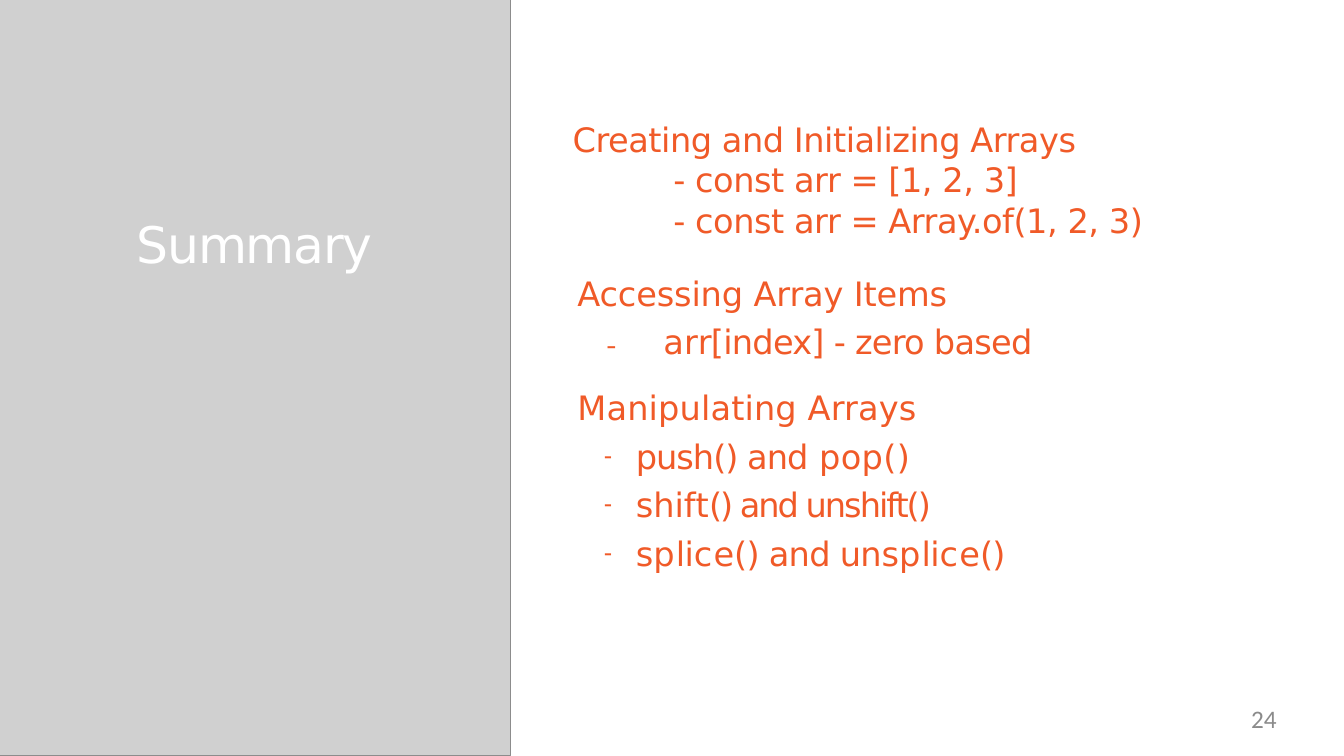
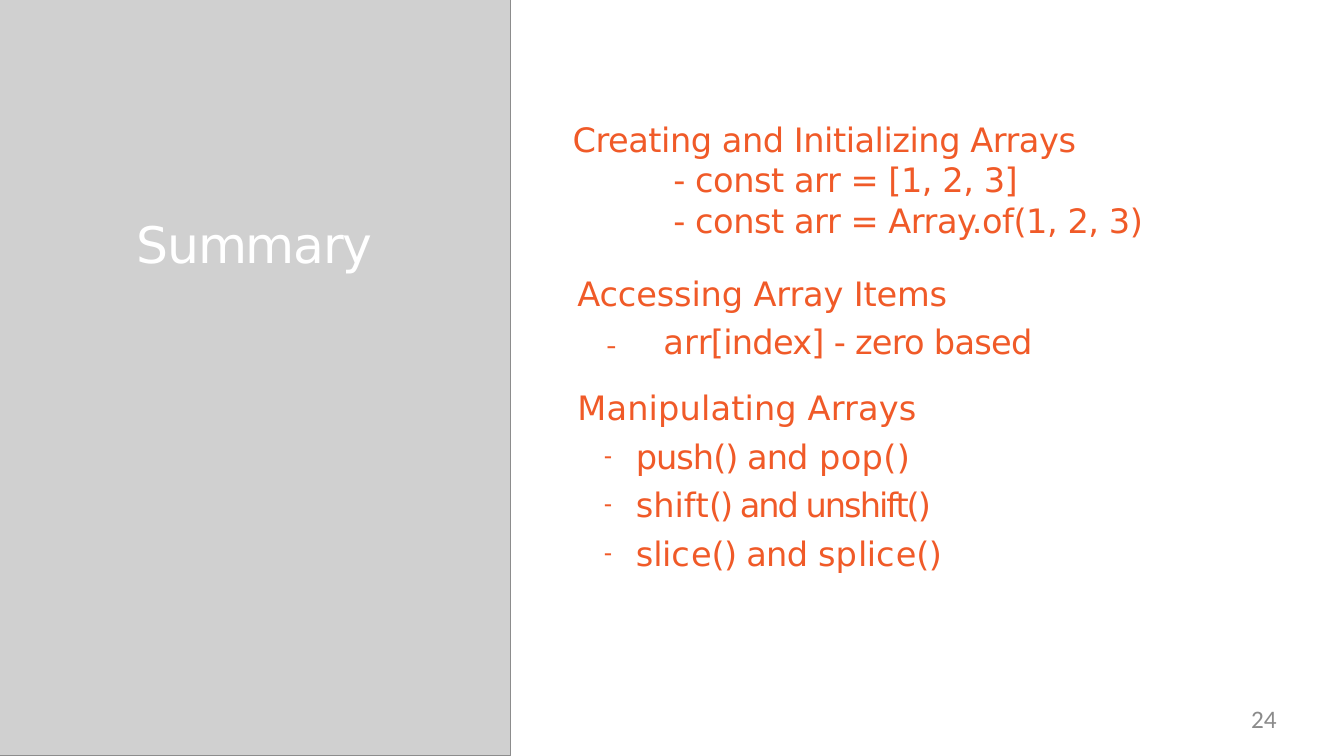
Before and after one commit to StevenJoseph19/JavaScript, a slide deck: slide 24 of Day 3/Slides/9. Arrays/arrays-slides.pptx. Drawn at 1344x756 pixels with LibreOffice and Linux fonts; fonts in the diff are those of the drawing; grey boxes stand for pictures. Boxes give left, top, right and bottom in pixels: in the first picture for what was removed or moved away, otherwise in the second. Text is boxed around its words. In the diff, an @@ line names an element or a change of style, - is before the commit and + after.

```diff
--- a/Day 3/Slides/9. Arrays/arrays-slides.pptx
+++ b/Day 3/Slides/9. Arrays/arrays-slides.pptx
@@ text at bbox=[636, 540, 942, 573]: text changed @@
-– splice() and unsplice()
+– slice() and splice()
```
Also in this commit, not shown: 16 other files.
